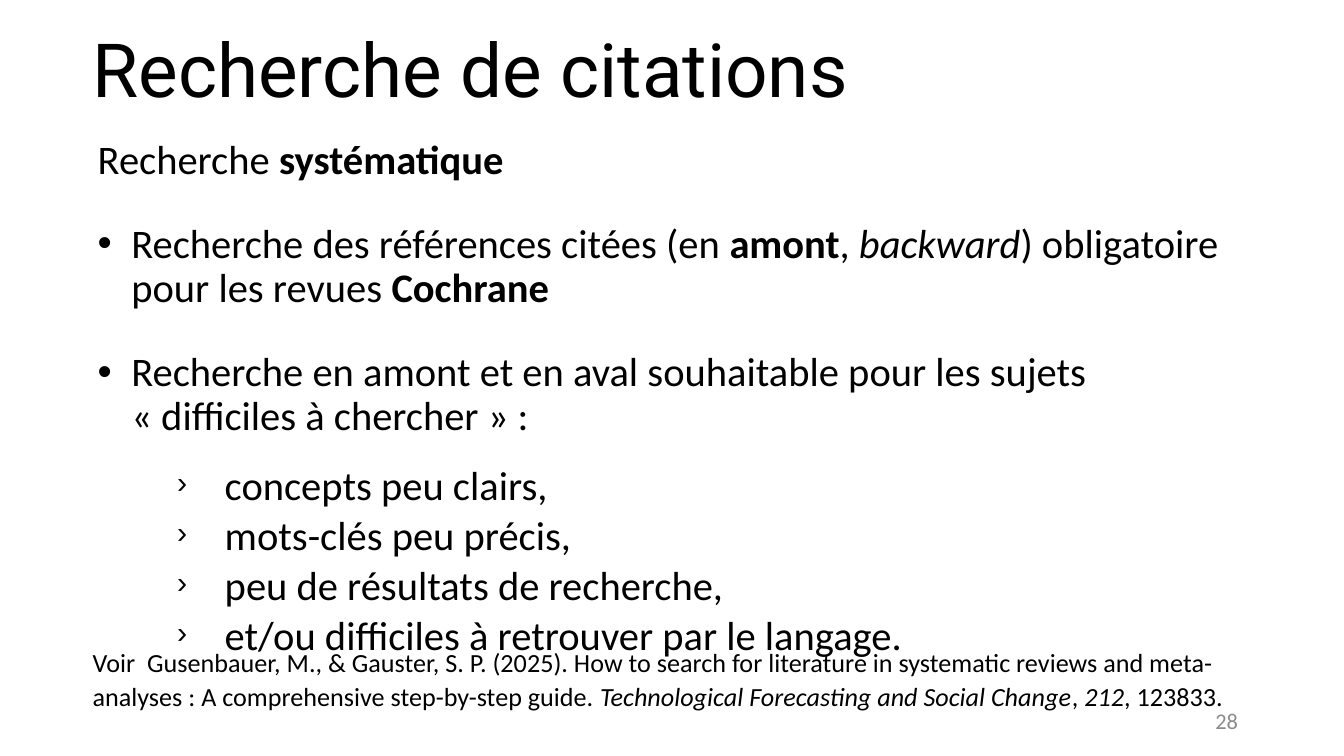
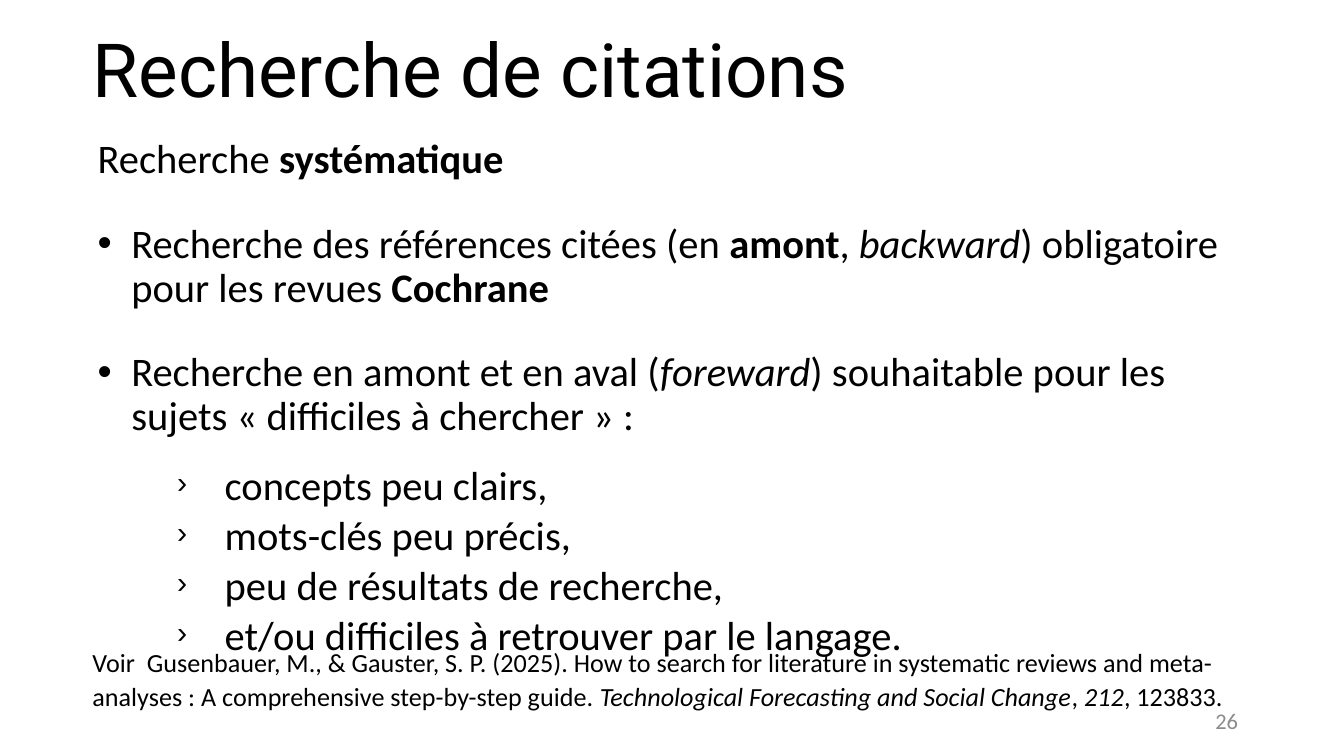
Before and after one commit to fflamerie/intro_revlit, a slide deck: slide 26 of docs/Intro_RevLit.odp (slide 28 before the commit). Drawn at 1344x756 pixels with LibreOffice and Linux fonts; fonts in the diff are those of the drawing. Boxes give left, top, right and bottom in pixels: in the first picture for what was removed or moved away, otherwise in the second. Text is boxed around its words. In the diff, an @@ line names an element or a change of style, - is before the commit and + after.

```diff
--- a/docs/Intro_RevLit.odp
+++ b/docs/Intro_RevLit.odp
@@ text at (x1=131, y1=356, x2=1165, y2=437): text changed @@
-• Recherche en amont et en aval souhaitable pour les sujets « difficiles à chercher » :
+• Recherche en amont et en aval (foreward) souhaitable pour les sujets « difficiles à chercher » :
@@ page number at (x1=1215, y1=714, x2=1238, y2=729): text changed @@
-28
+26
```
Also in this commit, not shown: 32 other slides changed, 6 slides added, 5 slides removed, 11 other files.
